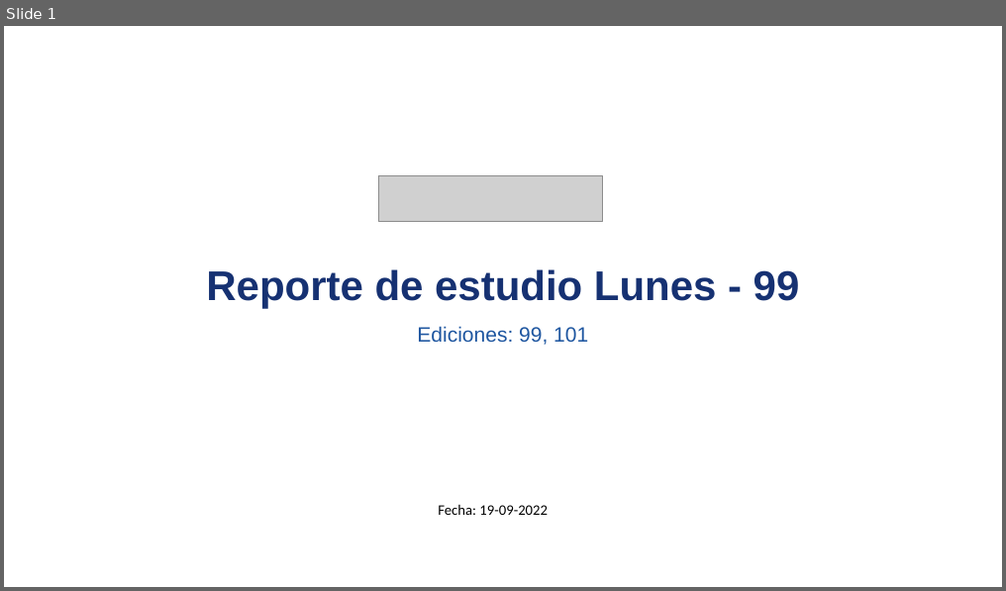
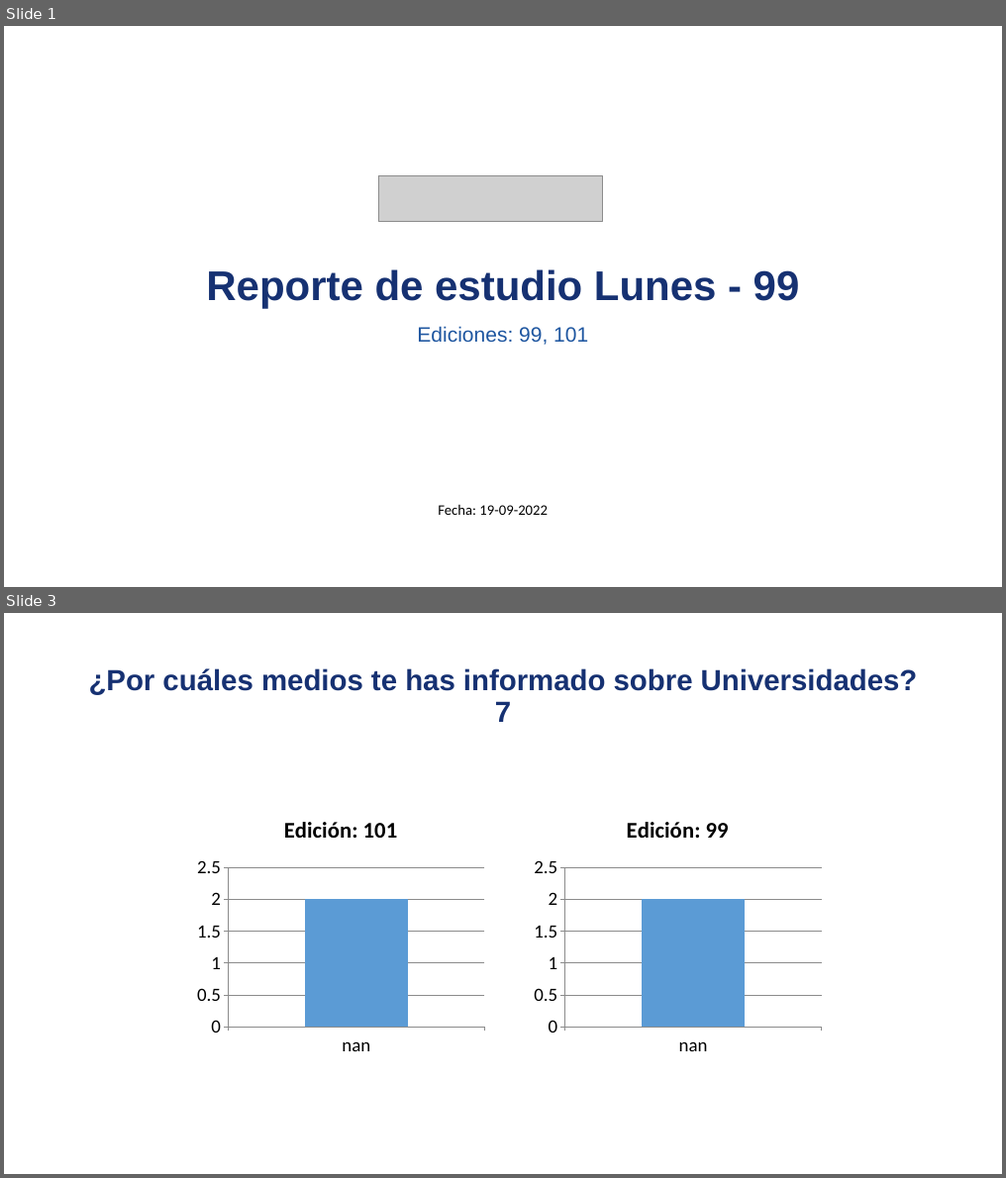
Before and after one commit to david-monroy/sistema-aid, a slide deck: sistemaaid/backend/ia/presentaciones/pruebapresentaciones.pptx. Shown one above the other, each under a label of ours: slide 1 before the commit, slides 1 and 3 after it; the slides between them are not shown. The pictures are 1006x591 and 1006x1178 pixels, drawn with LibreOffice and Linux fonts; fonts in the diff are those of the drawing; grey boxes stand for pictures. Boxes give left, top, right and bottom in pixels: in the first picture for what was removed or moved away, otherwise in the second. Text is boxed around its words. In the diff, an @@ line names an element or a change of style, - is before the commit and + after.

```diff
--- a/sistemaaid/backend/ia/presentaciones/pruebapresentaciones.pptx
+++ b/sistemaaid/backend/ia/presentaciones/pruebapresentaciones.pptx
@@ slide 3 added at [4, 613, 1002, 1174], background #FFFFFF @@
@@ title added at [89, 668, 918, 722], 28 pt, text #163172, bold @@
+¿Por cuáles medios te has informado sobre Universidades? 7
@@ column chart added at [191, 800, 491, 1062] @@
+title "Edición: 101"
+categories: nan
+Edición: 101: 2
@@ column chart added at [528, 800, 828, 1062] @@
+title "Edición: 99"
+categories: nan
+Edición: 99: 2
```
Also in this commit, not shown: 1 slide changed, 3 other slides added, 1 other file.
